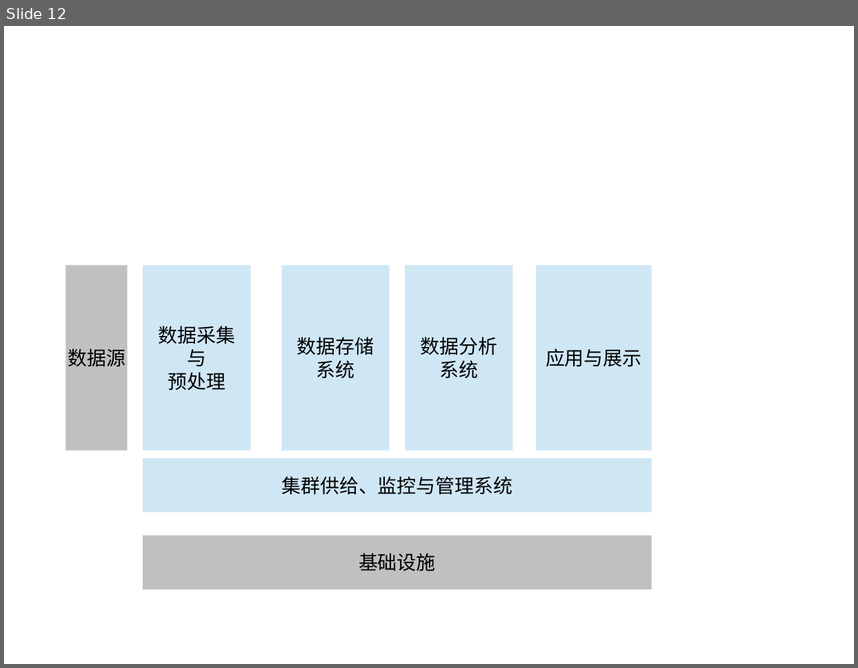
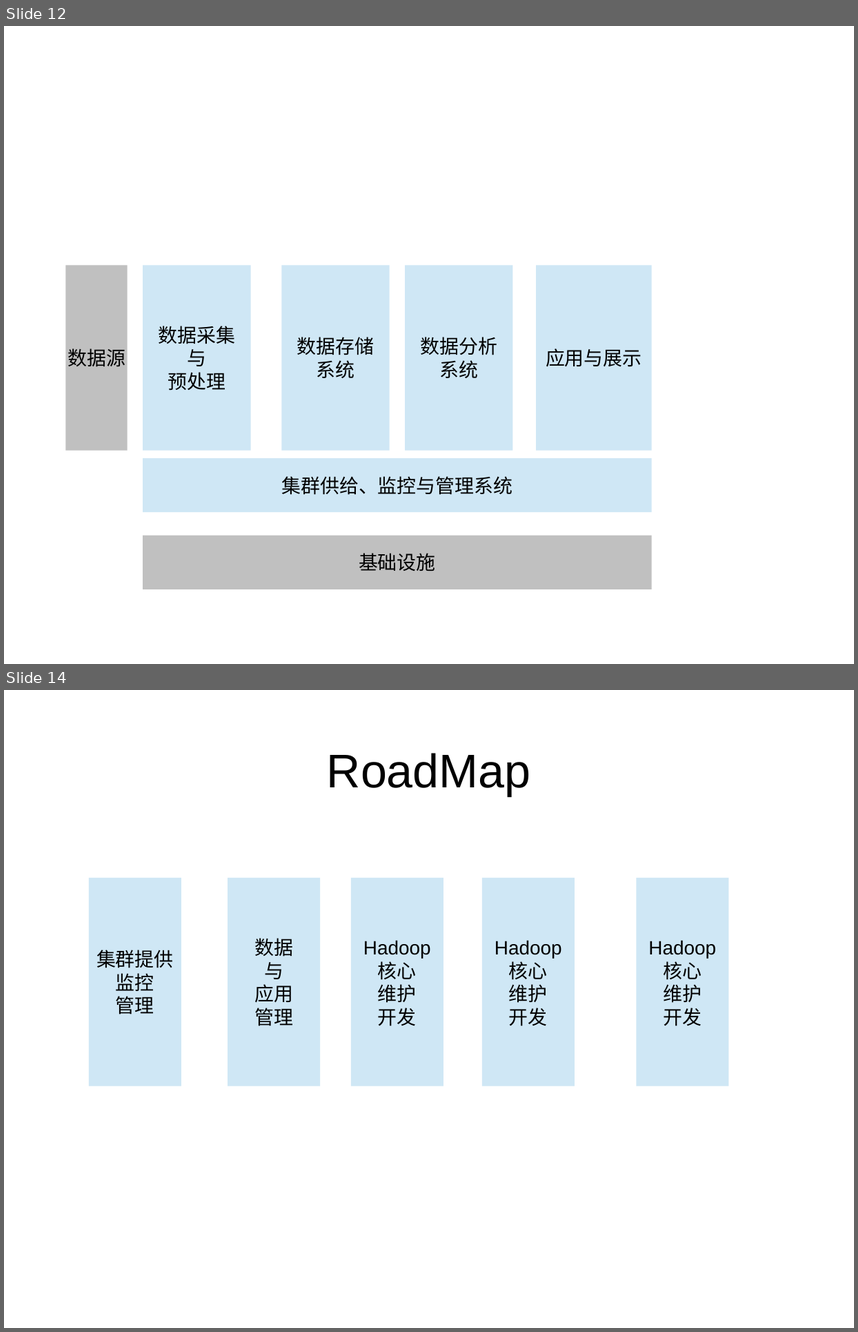
Before and after one commit to zouzhberk/Notes, a slide deck: bigdata/about-bigdata-product.odp. Shown one above the other, each under a label of ours: slide 12 before the commit, slides 12 and 14 after it; the slides between them are not shown. The pictures are 858x668 and 858x1332 pixels, drawn with LibreOffice and Linux fonts; fonts in the diff are those of the drawing. Boxes give left, top, right and bottom in pixels: in the first picture for what was removed or moved away, otherwise in the second. Text is boxed around its words. In the diff, an @@ line names an element or a change of style, - is before the commit and + after.

```diff
--- a/bigdata/about-bigdata-product.odp
+++ b/bigdata/about-bigdata-product.odp
@@ slide 14 added at (x1=4, y1=690, x2=854, y2=1328), background #FFFFFF @@
@@ title added at (x1=327, y1=753, x2=531, y2=796), 44 pt, text #000000 @@
+RoadMap
@@ rectangle added at (x1=89, y1=878, x2=181, y2=1086), fill #CFE7F5, 18 pt, text #000000 @@
+集群提供
+监控
+管理
@@ rectangle added at (x1=228, y1=878, x2=320, y2=1086), fill #CFE7F5, 18 pt, text #000000 @@
+数据
+与
+应用
+管理
@@ rectangle added at (x1=351, y1=878, x2=444, y2=1086), fill #CFE7F5, 18 pt, text #000000 @@
+Hadoop
+核心
+维护
+开发
@@ rectangle added at (x1=482, y1=878, x2=575, y2=1086), fill #CFE7F5, 18 pt, text #000000 @@
+Hadoop
+核心
+维护
+开发
@@ rectangle added at (x1=637, y1=878, x2=729, y2=1086), fill #CFE7F5, 18 pt, text #000000 @@
+Hadoop
+核心
+维护
+开发
```
Also in this commit, not shown: 1 other slide added.
